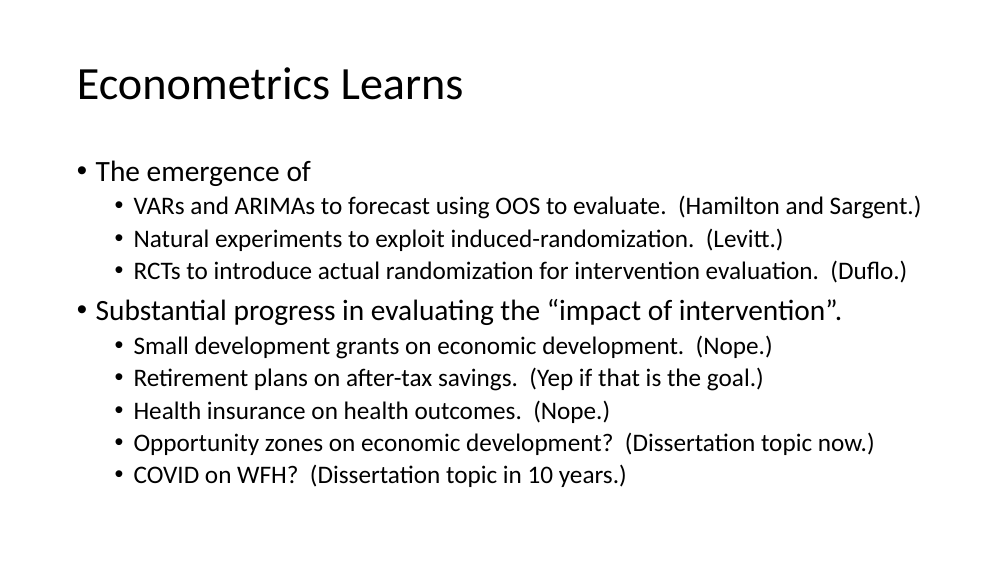
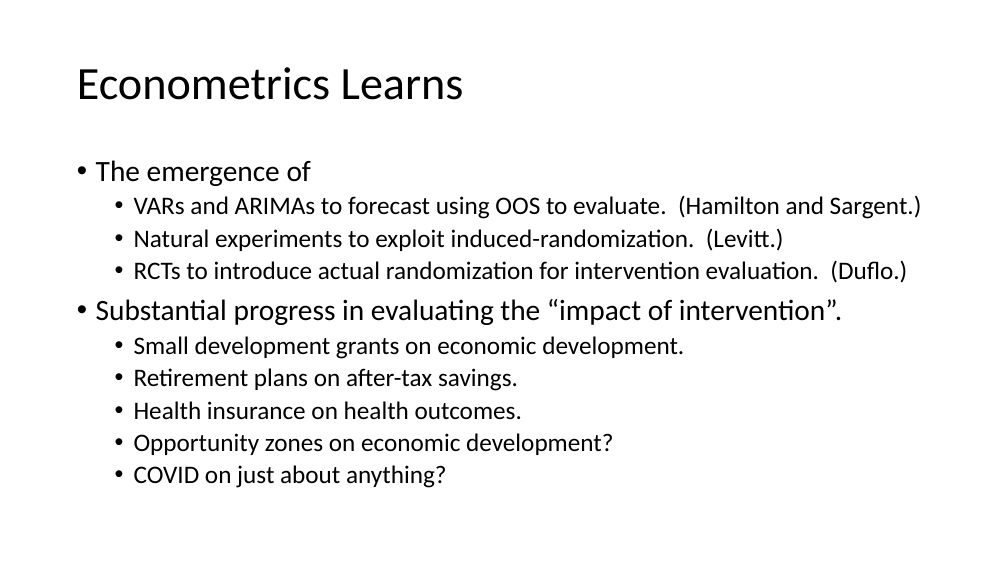
Before and after one commit to thsavage/Public-Presentations, a slide deck: slide 9 of It Ain't AI.pptx. Drawn at 1008x567 pixels with LibreOffice and Linux fonts; fonts in the diff are those of the drawing. Boxes give left, top, right and bottom in pixels: in the first picture for what was removed or moved away, otherwise in the second. Text is boxed around its words. In the diff, an @@ line names an element or a change of style, - is before the commit and + after.

```diff
--- a/It Ain't AI.pptx
+++ b/It Ain't AI.pptx
@@ text at bbox=[134, 336, 684, 488]: text changed @@
-  • Small development grants on economic development. (Nope.)
-  • Retirement plans on after-tax savings. (Yep if that is the goal.)
-  • Health insurance on health outcomes. (Nope.)
-  • Opportunity zones on economic development? (Dissertation topic now.)
-  • COVID on WFH? (Dissertation topic in 10 years.)
+  • Small development grants on economic development.
+  • Retirement plans on after-tax savings.
+  • Health insurance on health outcomes.
+  • Opportunity zones on economic development?
+  • COVID on just about anything?
```
Also in this commit, not shown: 10 other slides changed.
